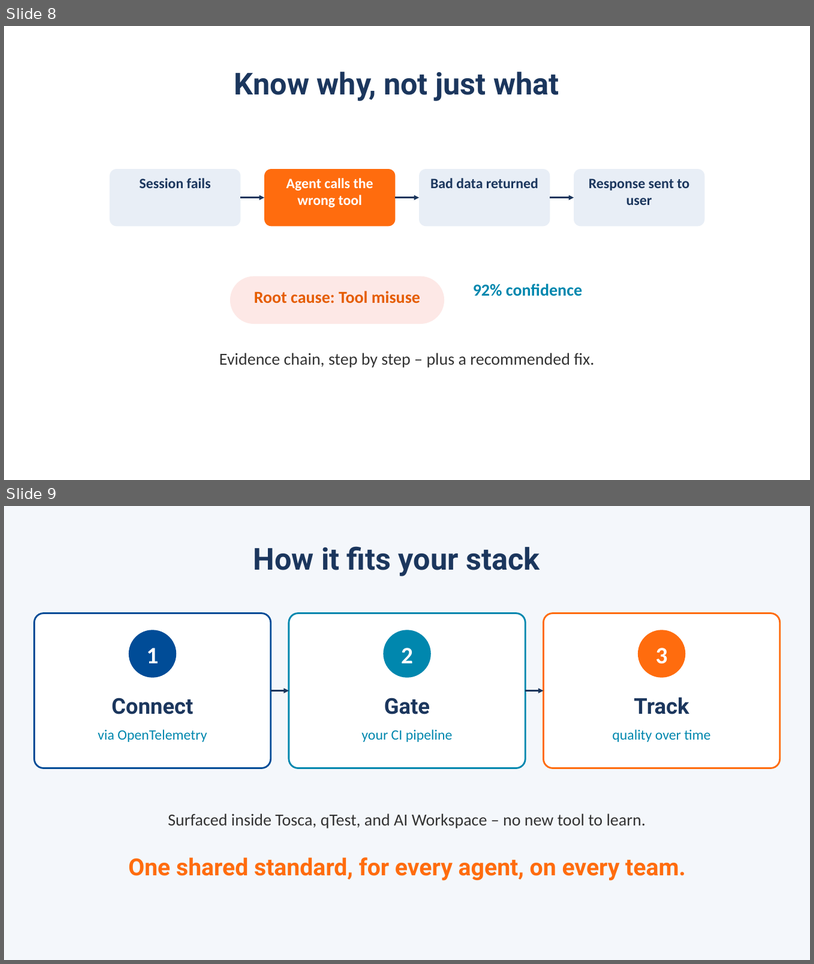
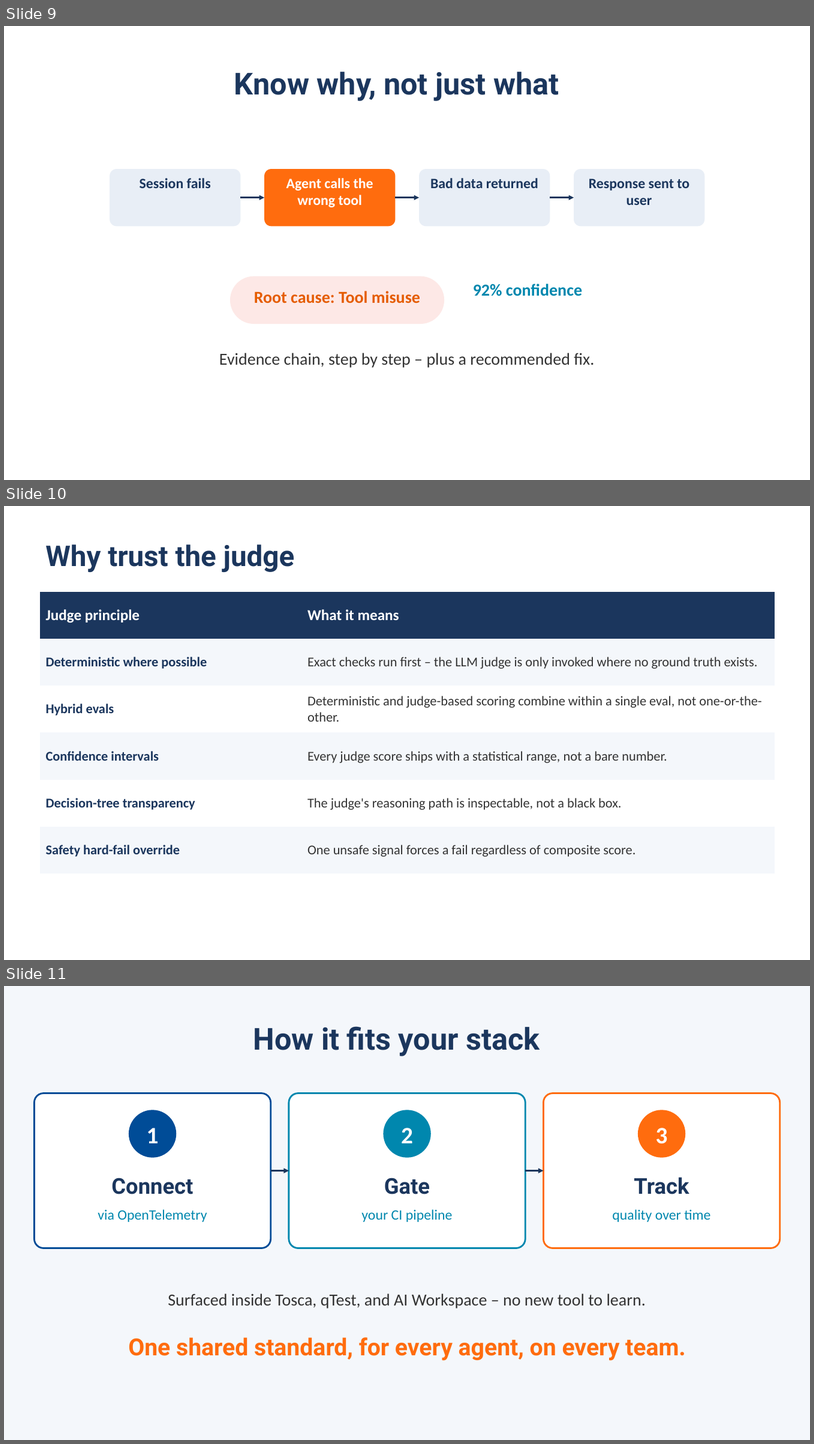
Before and after one commit to ADemers-tricentis/agent-score, a slide deck: docs/deck/AgentScore Overview.pptx. Shown one above the other, each under a label of ours: slides 8 and 9 before the commit, slides 9, 10 and 11 after it. The pictures are 814x964 and 814x1444 pixels, drawn with LibreOffice and Linux fonts; fonts in the diff are those of the drawing. Boxes give left, top, right and bottom in pixels: in the first picture for what was removed or moved away, otherwise in the second. Text is boxed around its words. In the diff, an @@ line names an element or a change of style, - is before the commit and + after.

```diff
--- a/docs/deck/AgentScore Overview.pptx
+++ b/docs/deck/AgentScore Overview.pptx
@@ slide 10 added at (x1=4, y1=506, x2=810, y2=960), background #FFFFFF @@
@@ text added at (x1=45, y1=544, x2=295, y2=572), 34 pt, text #1B365D, bold @@
+Why trust the judge
@@ table added at (x1=39, y1=592, x2=775, y2=873), 6 rows, 2 columns @@
+Judge principle | What it means
+Deterministic where possible | Exact checks run first – the LLM judge is only invoked where no ground truth exists.
+Hybrid evals | Deterministic and judge-based scoring combine within a single eval, not one-or-the-other.
+Confidence intervals | Every judge score ships with a statistical range, not a bare number.
+Decision-tree transparency | The judge's reasoning path is inspectable, not a black box.
+Safety hard-fail override | One unsafe signal forces a fail regardless of composite score.
@@ what was slide 8 is now slide 9 @@
@@ what was slide 9 is now slide 11 @@
```
Also in this commit, not shown: 4 slides changed, 2 other slides added, 1 slide removed, 16 other files.
